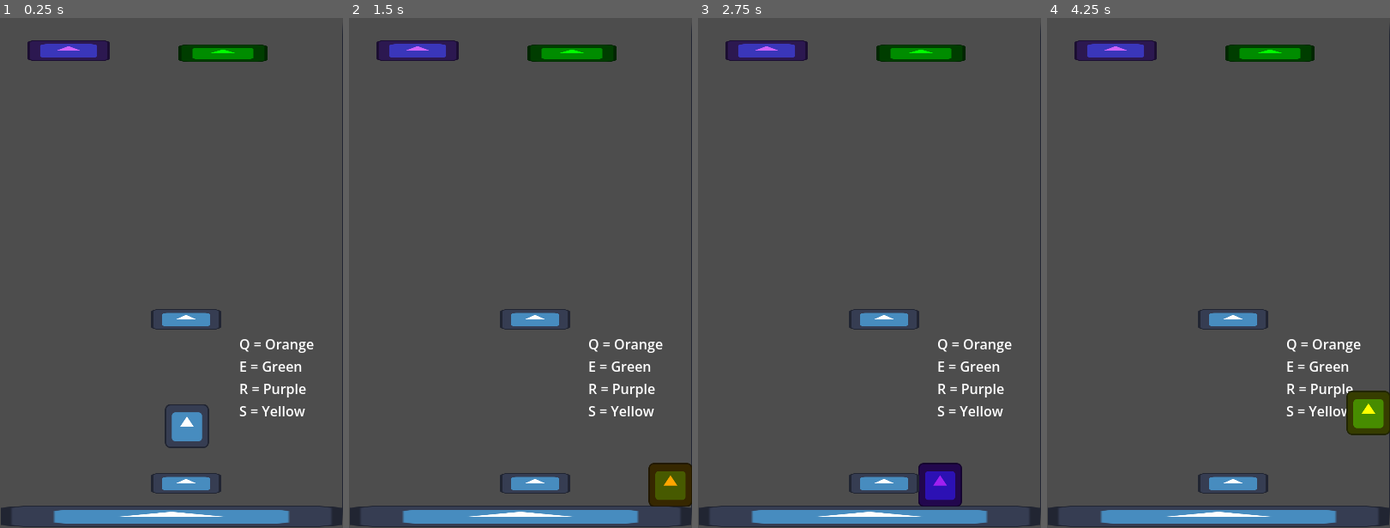
Above: before the commit, frames 1-4 (left to right).
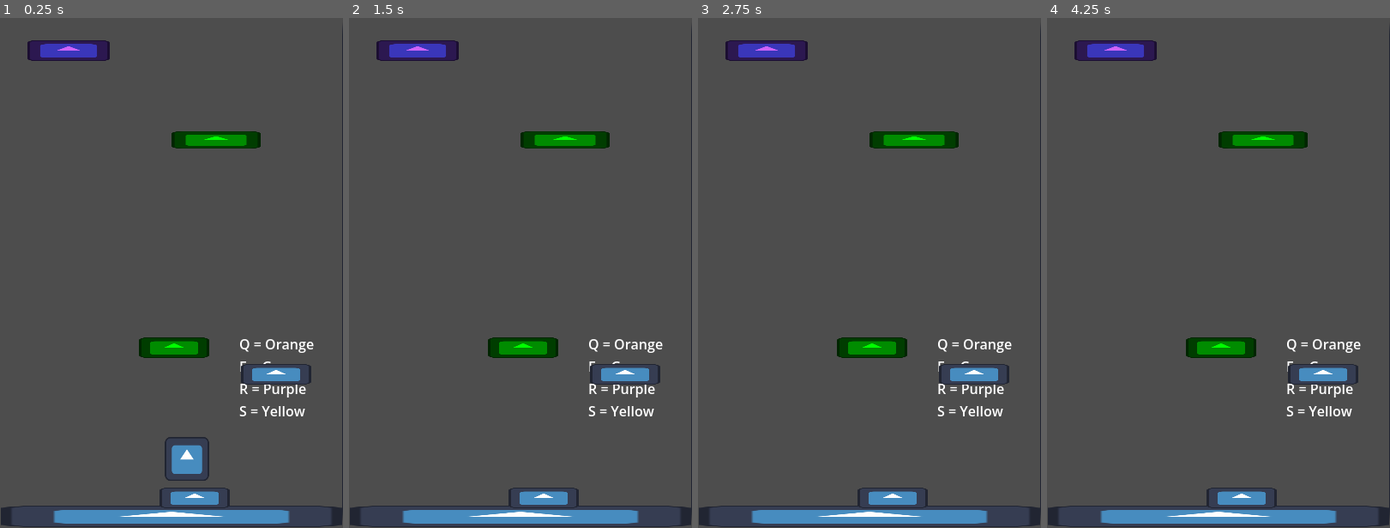
Above: after the commit, the same moments.

Repository: Abbby1007/Melanotaenia-4.0
Game: Godot game, scene res://Levels/tutorial.tscn
Same seed, same stepped clock (60 frames per second), same inputs: the game is played once before the commit and once after it. The engine's default icon, where the game draws it, is replaced by a stand-in: a white triangle on a blue panel in a dark square.
Inputs (mouse positions are in pixels of both pictures, inside the frame that each line leads up to):
- Up to frame 1 (0.25 s): no input
- Up to frame 2 (1.5 s): tap Enter at 0.5 s; move the mouse to (595, 237) at 0.52 s; hold Right (move_right) from 0.53 s (still down); tap E (green) at 0.6 s; click (595, 237) at 0.67 s; tap Space (Jump) at 0.77 s; move the mouse to (451, 288) at 1.27 s; tap Q (orange) at 1.35 s
- Up to frame 3 (2.75 s): tap Space (Jump) at 1.52 s; move the mouse to (903, 145) at 2.02 s; release Right (move_right) at 2.03 s; hold Left (move_left) from 2.03 s (still down); tap R (purple) at 2.1 s
- Up to frame 4 (4.25 s): tap Space (Jump) at 2.75, 3.02, 3.77 s; move the mouse to (1201, 369) at 2.77 s; release Left (move_left) at 2.78 s; hold Right (move_right) from 2.78 s (still down); tap S (yellow) at 2.85 s; click (1201, 369) at 2.92 s; move the mouse to (1321, 339) at 3.52 s; tap Alt at 3.6 s

The runs differ from the first frame. In frame 1, 5.7% of the frame differs, in the area x 40-91%, y 5-97%; in frame 2, 5.6%; in frame 3, 5.6%; in frame 4, 5.7%.

Commit message:
User dies when in contact with Platform

Diff:
--- a/Levels/tutorial.tscn
+++ b/Levels/tutorial.tscn
@@ -67,7 +67,7 @@
 S = Yellow"
 
 [node name="greenKillPlatform" parent="." unique_id=201136178 instance=ExtResource("4_gdvy0")]
-position = Vector2(260, 67)
+position = Vector2(252, 168)
 scale = Vector2(0.5600012, 0.43999755)
 
 [node name="purpleKillPlatform" parent="." unique_id=1344698972 instance=ExtResource("4_hga2d")]
@@ -78,9 +78,14 @@
 position = Vector2(218, 511)
 
 [node name="killPlatform" parent="." unique_id=1305971858 instance=ExtResource("6_mscth")]
-position = Vector2(217, 568)
+position = Vector2(227, 585)
 scale = Vector2(0.44000125, 0.5200006)
 
-[node name="killPlatform2" parent="." unique_id=1715022073 instance=ExtResource("6_mscth")]
-position = Vector2(217, 377)
+[node name="killPlatform2" parent="." unique_id=1619791995 instance=ExtResource("6_mscth")]
+position = Vector2(322, 441)
 scale = Vector2(0.44000125, 0.5200006)
+
+[node name="killPlatform3" parent="." unique_id=1938964448 instance=ExtResource("6_mscth")]
+modulate = Color(0, 1, 0, 1)
+position = Vector2(203, 410.00003)
+scale = Vector2(0.44000125, 0.5200006)
--- a/Player.tscn
+++ b/Player.tscn
@@ -4,12 +4,9 @@
 [ext_resource type="Texture2D" uid="uid://dumxe23c2jswg" path="res://icon.svg" id="1_xhfnw"]
 
 [sub_resource type="RectangleShape2D" id="RectangleShape2D_xhfnw"]
-size = Vector2(121, 125.33333)
+size = Vector2(121, 18.333328)
 
-[sub_resource type="RectangleShape2D" id="RectangleShape2D_kpjcp"]
-size = Vector2(125, 124)
-
-[node name="Player" type="CharacterBody2D" unique_id=1764254399]
+[node name="Player" type="CharacterBody2D" unique_id=1764254399 groups=["player"]]
 scale = Vector2(0.4, 0.4)
 script = ExtResource("1_kpjcp")
 
@@ -19,11 +16,8 @@
 [node name="Area2D" type="Area2D" parent="." unique_id=862088622]
 
 [node name="CollisionShape2D" type="CollisionShape2D" parent="Area2D" unique_id=1266005838]
-position = Vector2(0.5, 0.6666641)
+position = Vector2(0.4999999, 54.166656)
+scale = Vector2(0.99999994, 0.99999994)
 shape = SubResource("RectangleShape2D_xhfnw")
 
-[node name="CollisionShape2D" type="CollisionShape2D" parent="." unique_id=1272893860]
-position = Vector2(0.5, 1)
-shape = SubResource("RectangleShape2D_kpjcp")
-
 [connection signal="body_entered" from="Area2D" to="." method="_on_area_2d_body_entered"]
--- a/kill_platform.gd
+++ b/kill_platform.gd
@@ -12,9 +12,12 @@
 
 
 func _on_area_2d_body_entered(body: Node2D) -> void:
-	print("ENTRED")
-	#If player is not the same size as the paltform then kill them
-	if body.name == "Player":
 
+	if body.is_in_group("player"):
 		if $"../Player".modulate != modulate:
 			get_tree().call_deferred("reload_current_scene")
+	#If player is not the same size as the paltform then kill them
+	#if body.name == "Player":
+		#print("TEST")
+		#if $"../Player".modulate != modulate:
+			#get_tree().call_deferred("reload_current_scene")
--- a/kill_platform.tscn
+++ b/kill_platform.tscn
@@ -4,10 +4,10 @@
 [ext_resource type="Script" uid="uid://cscqm2joi200q" path="res://kill_platform.gd" id="1_vansf"]
 
 [sub_resource type="RectangleShape2D" id="RectangleShape2D_inp12"]
-size = Vector2(0.08142264, 0.017221197)
+size = Vector2(0.08142264, 0.13489905)
 
 [sub_resource type="RectangleShape2D" id="RectangleShape2D_vansf"]
-size = Vector2(184, 43)
+size = Vector2(184, 290.24585)
 
 [node name="killPlatform" type="StaticBody2D" unique_id=201136178 groups=["paddles"]]
 position = Vector2(147, 185)
@@ -23,12 +23,12 @@
 scale = Vector2(-2259.8132, -348.40887)
 
 [node name="CollisionShape2D" type="CollisionShape2D" parent="Area2D" unique_id=926169051]
-position = Vector2(-0.040268794, -0.043052852)
+position = Vector2(-0.040268794, -0.101891756)
 scale = Vector2(0.9999999, 1)
 shape = SubResource("RectangleShape2D_inp12")
 
 [node name="CollisionShape2D" type="CollisionShape2D" parent="." unique_id=1883029204]
-position = Vector2(0, -20)
+position = Vector2(0, -0.22003174)
 scale = Vector2(1, 0.16000247)
 shape = SubResource("RectangleShape2D_vansf")
 
--- a/player.gd
+++ b/player.gd
@@ -50,9 +50,11 @@
 func _on_area_2d_body_entered(body: Node2D) -> void:
 	print("PLATFORMMM")
 	#If player is not the same size as the paltform then kill them
-	if body.name == "killPlatform":
+	if body.is_in_group("paddles"):
 		# Set the velocity vector (0 for X axis, negative jump speed for Y axis to go UP)
 		velocity = Vector2(0, -jump_Speed)
 
 		# Tell Godot to actually move the character using that velocity
 		move_and_slide()
+		if(modulate != body.modulate):
+			get_tree().call_deferred("reload_current_scene")
